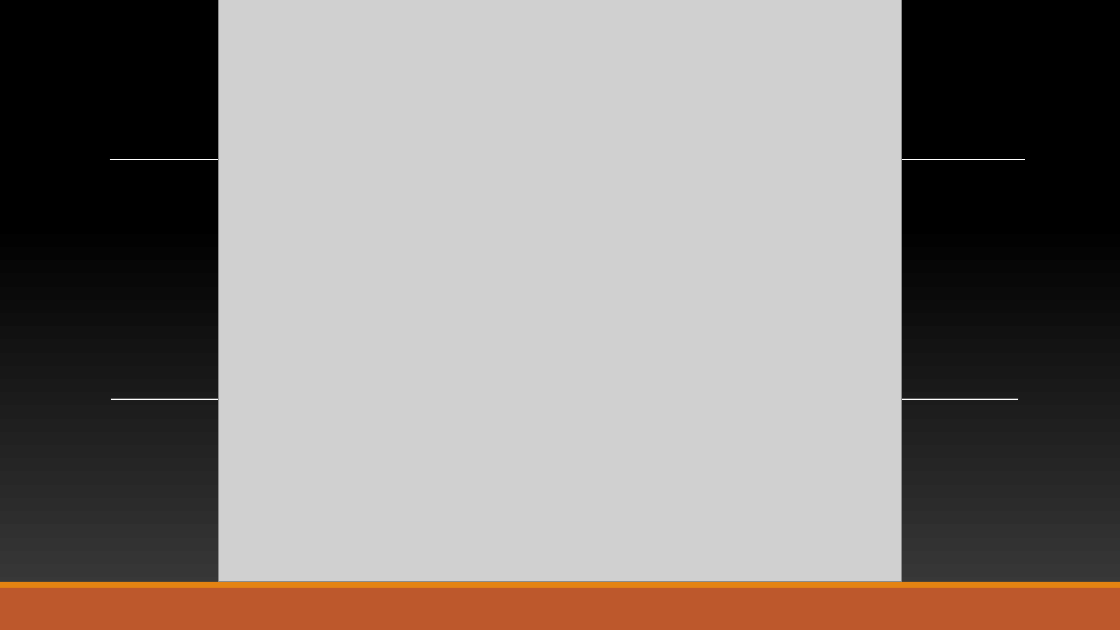
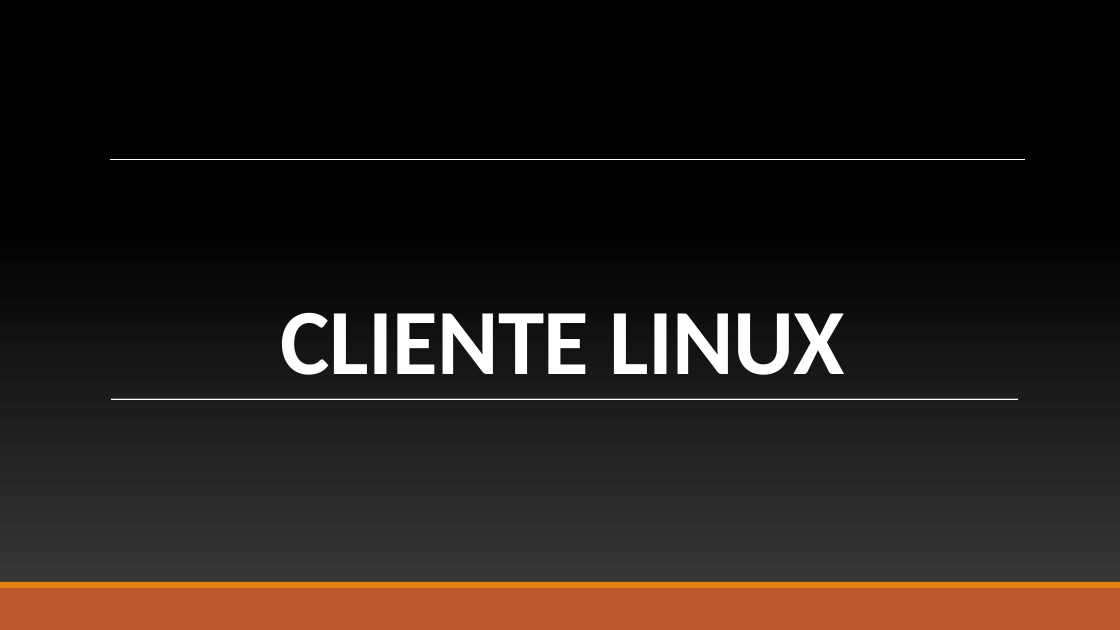
Before and after one commit to BandTec/grupo-05-adsa-20201, a slide deck: slide 23 of Apresentação Sprint 1.pptx (slide 22 before the commit). Drawn at 1120x630 pixels with LibreOffice and Linux fonts; fonts in the diff are those of the drawing; grey boxes stand for pictures; background and template pictures are left out. Boxes give left, top, right and bottom in pixels: in the first picture for what was removed or moved away, otherwise in the second. Text is boxed around its words. In the diff, an @@ line names an element or a change of style, - is before the commit and + after.

```diff
--- a/Apresentação Sprint 1.pptx
+++ b/Apresentação Sprint 1.pptx
@@ picture removed at [218, 0, 901, 582] @@
@@ title added at [280, 313, 845, 375], 80 pt, text #FFFFFF, bold @@
+CLIENTE LINUX
```
Also in this commit, not shown: 11 other slides changed, 1 slide added.
